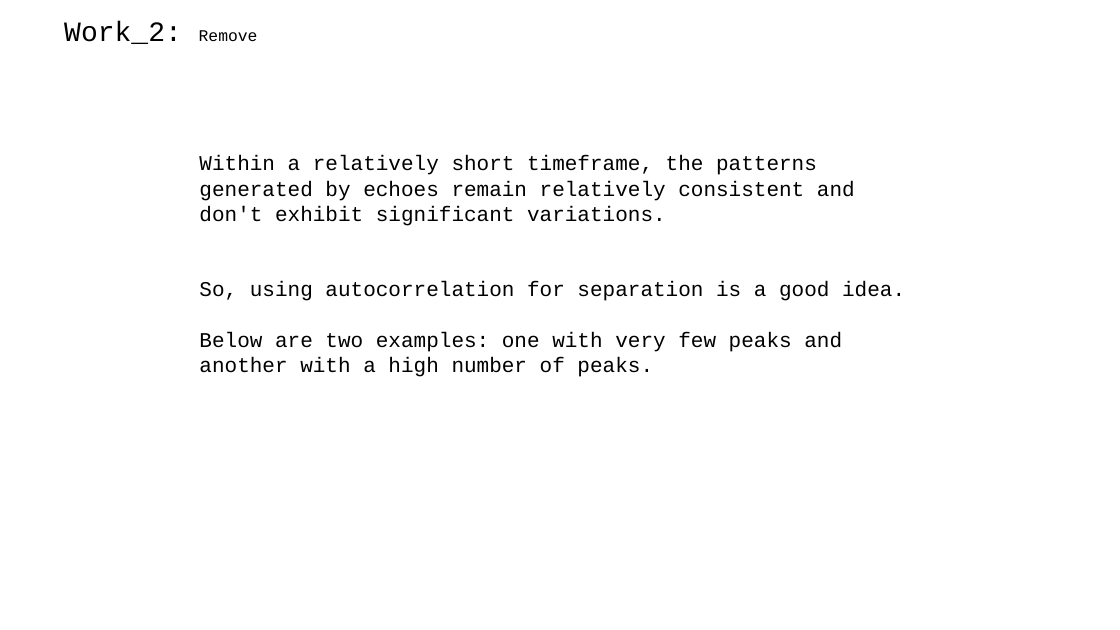
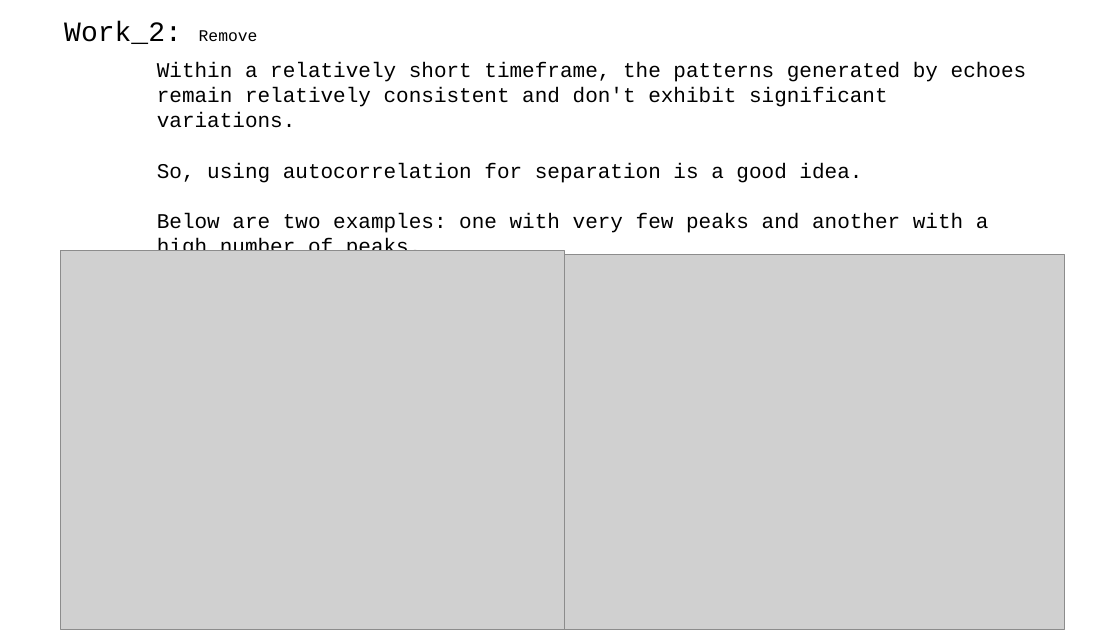
Before and after one commit to A-Big-Tortoise/Presentation, a slide deck: slide 7 of Presentation_918_JiayuChen.pptx. Drawn at 1120x630 pixels with LibreOffice and Linux fonts; fonts in the diff are those of the drawing; grey boxes stand for pictures. Boxes give left, top, right and bottom in pixels: in the first picture for what was removed or moved away, otherwise in the second. Text is boxed around its words. In the diff, an @@ line names an element or a change of style, - is before the commit and + after.

```diff
--- a/Presentation_918_JiayuChen.pptx
+++ b/Presentation_918_JiayuChen.pptx
@@ text "Within a relatively short timeframe, ..." rewrapped from [199,155,905,377] to [157,62,1027,251] @@
@@ picture added at [60,251,565,629] @@
@@ picture added at [565,255,1065,629] @@
```
Also in this commit, not shown: 5 other slides changed, 3 slides added, 3 slides removed.
